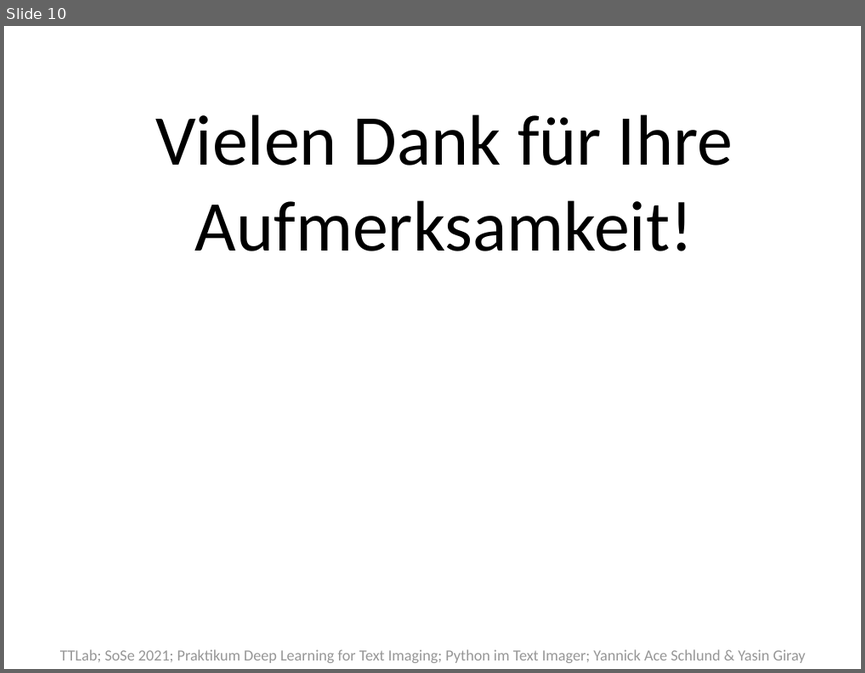
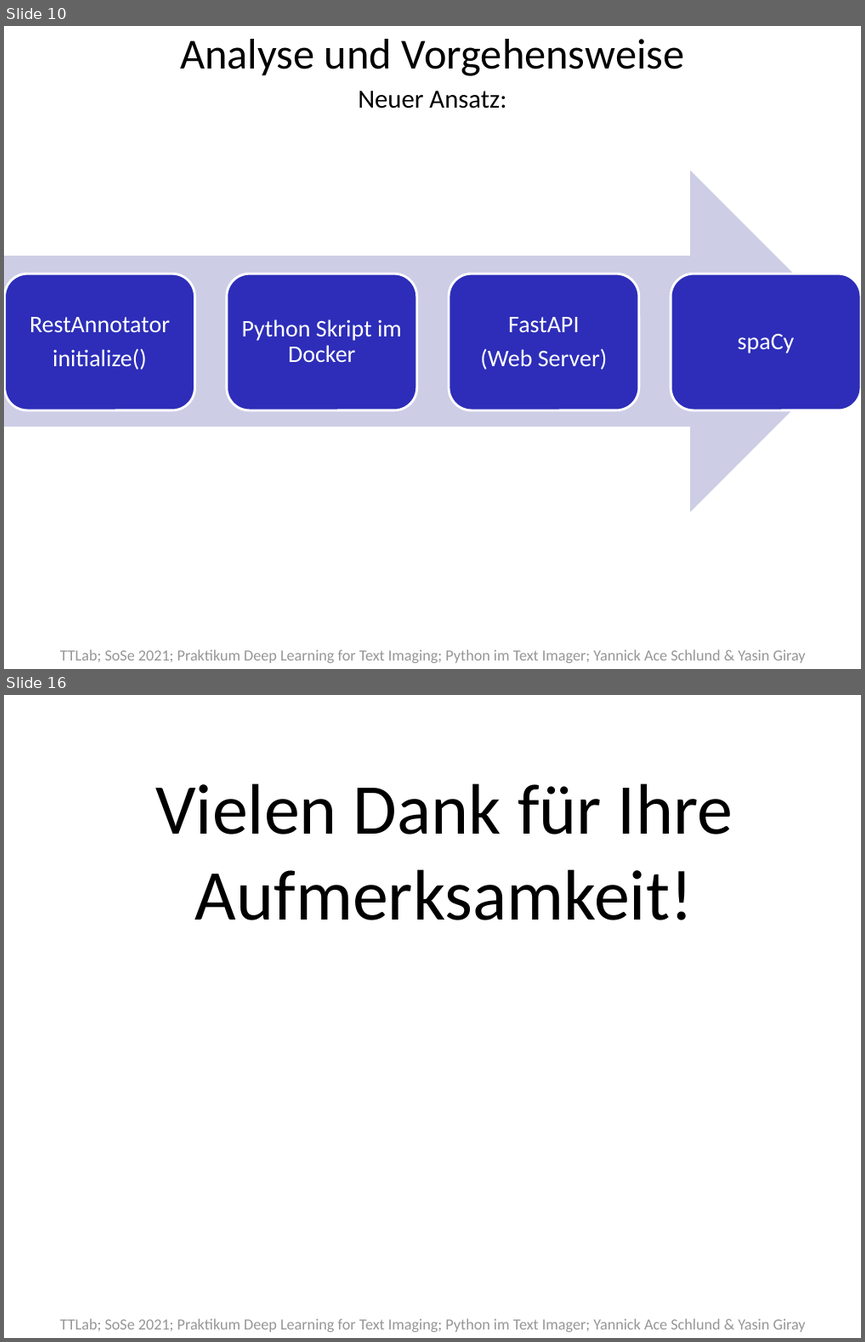
Before and after one commit to texttechnologylab/textimager-uima, a slide deck: Tex Docu/Präsi/Textimager PP.pptx. Shown one above the other, each under a label of ours: slide 10 before the commit, slides 10 and 16 after it; the slides between them are not shown. The pictures are 865x673 and 865x1342 pixels, drawn with LibreOffice and Linux fonts; fonts in the diff are those of the drawing. Boxes give left, top, right and bottom in pixels: in the first picture for what was removed or moved away, otherwise in the second. Text is boxed around its words. In the diff, an @@ line names an element or a change of style, - is before the commit and + after.

```diff
--- a/Tex Docu/Präsi/Textimager PP.pptx
+++ b/Tex Docu/Präsi/Textimager PP.pptx
@@ slide 10 added at box(4, 26, 861, 669), background #FFFFFF; not listed: 1 template element that a slide beside it also shows @@
@@ title added at box(180, 39, 685, 76), 36 pt, text #000000 @@
+Analyse und Vorgehensweise
@@ text added at box(358, 91, 506, 108), 22 pt, text #000000 @@
+Neuer Ansatz:
@@ group added at box(4, 170, 861, 512): 4 rounded rectangles, 4 texts, 1 right arrow @@
+RestAnnotator
+initialize()
+Python Skript im Docker
+FastAPI
+(Web Server)
+spaCy
@@ what was slide 10 is now slide 16 @@
```
Also in this commit, not shown: 8 slides changed, 6 other slides added, 1 slide removed.
